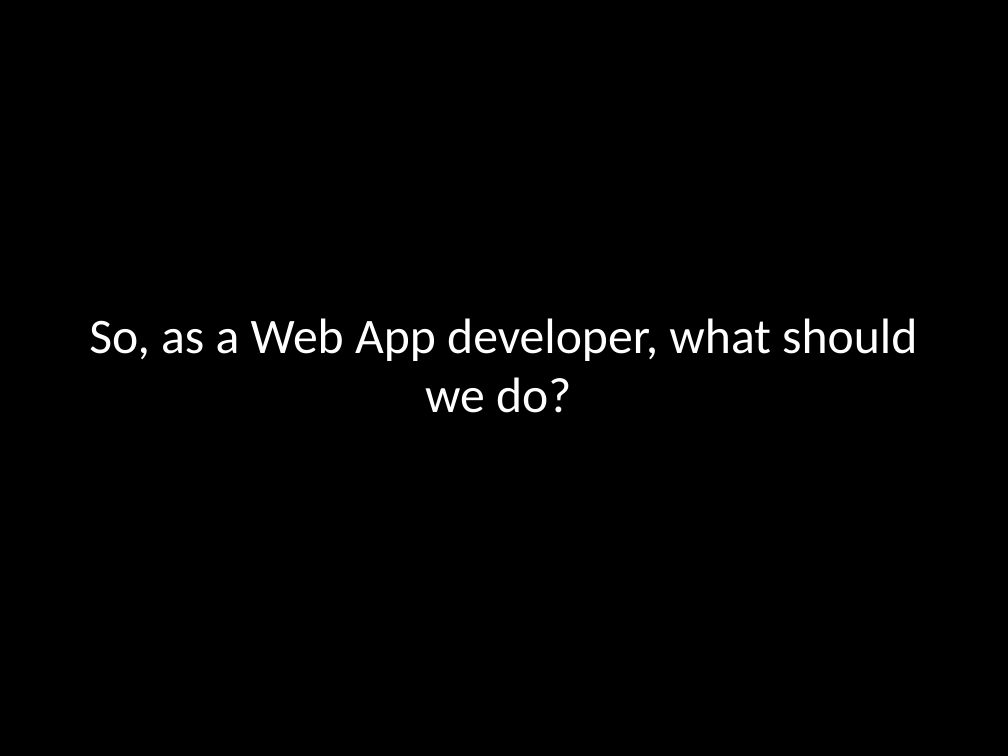
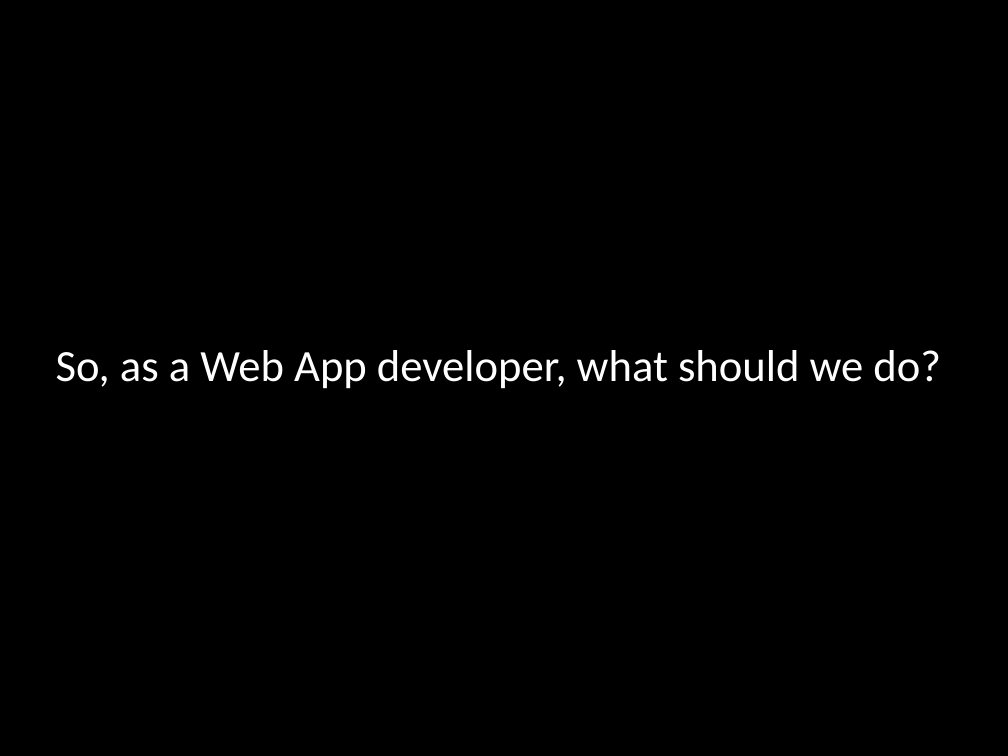
Before and after one commit to micusic/rack2sinatra, a slide deck: slide 11 of From Rack to Sinatra.pptx (slide 12 before the commit). Drawn at 1008x756 pixels with LibreOffice and Linux fonts; fonts in the diff are those of the drawing. Boxes give left, top, right and bottom in pixels: in the first picture for what was removed or moved away, otherwise in the second. Text is boxed around its words. In the diff, an @@ line names an element or a change of style, - is before the commit and + after.

```diff
--- a/From Rack to Sinatra.pptx
+++ b/From Rack to Sinatra.pptx
@@ title "So, as a Web App ..." at bbox=[56, 350, 941, 389]: size 35.5 to 31.9 pt @@
```
Also in this commit, not shown: 2 other slides changed, 1 slide removed.
